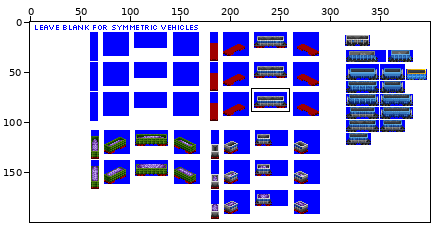
Edited in one commit: sprite sheet (src/graphics/pony/hopper_car_pony_gen_5C.png). Above: a wide view before the commit, with the close-up outlined.
Close-up. Before the commit:
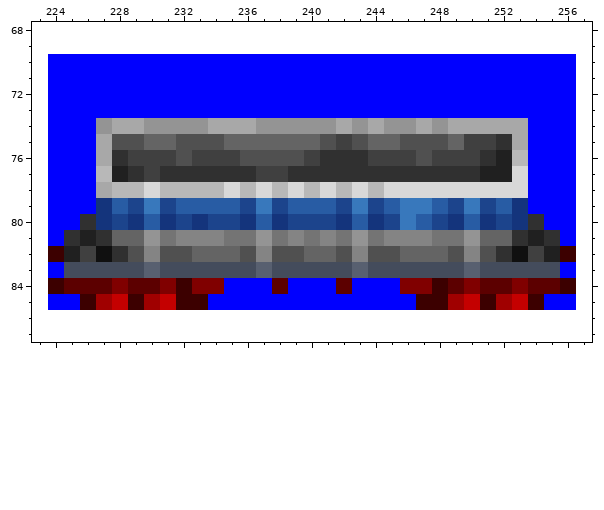
The file is 400x200 pixels. Shown: x 223..257, y 68..87. The commit also changed other parts of the picture, which this record leaves out.
The result:
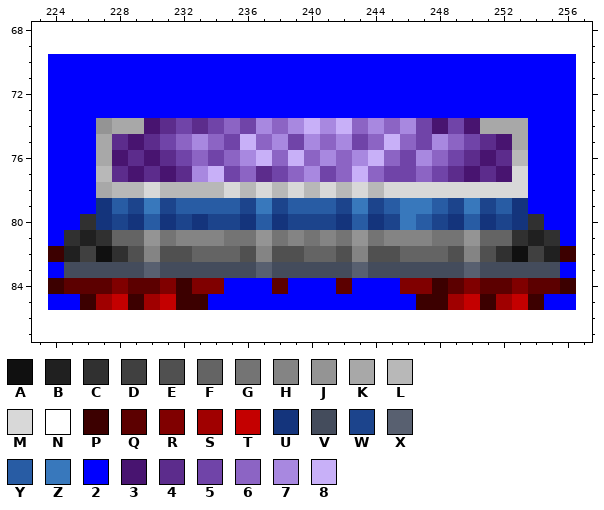
Palette (. is transparent): A #101010  B #202020  C #303030  D #404040  E #505050  F #646464  G #747474  H #848484  J #949494  K #a8a8a8  L #b8b8b8  M #d8d8d8  N #ffffff  P #3c0000  Q #5c0000  R #800000  S #a00000  T #c40000  U #14347c  V #444c5c  W #1c448c  X #586070  Y #285ca4  Z #3878bc  2 #0000ff  3 #481470  4 #5c2c8c  5 #7044a8  6 #8c64c4  7 #a888e0  8 #c8b0f8
Changes in this commit:
{"y":74,"x":230,"old":"JJJJKKKJJJJJKJKJJKJKK","new":"345456576787867675353"}
{"y":75,"x":228,"old":"EEFFEEEFFFFFFEDEFFEEEFDDC","new":"4345676586757675686576543"}
{"y":76,"x":228,"old":"CDDDEDDDEEEEDCCCDDDEDDDCB","new":"3434565678686767865765434"}
{"y":77,"x":228,"old":"BCDCCCCCCDDCCCCCCCCCCCCBB","new":"4343478564567568655654343"}
